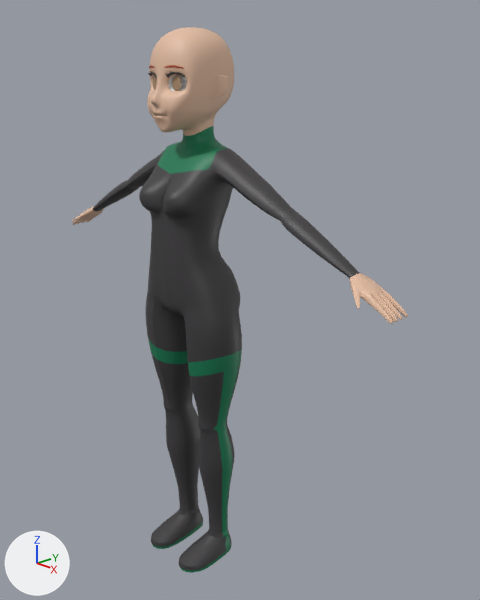
One commit to the Blender file meshes/main.blend: the scene before it, then after it.
Before and after are seen from a 50 mm lens placed at (2.69, -2.19, 2.77), pointed at (0.16, 0.19, 1.57). Every picture has the same lights, and +X, +Y and +Z are marked at lower left.

Script lines for the objects in view, before the commit:
```python
me_cube_003 = bpy.data.meshes.new('Cube.003')
me_cube_003.from_pydata(...)  # 7817 vertices, 7820 faces; spans x -1.27..1.27, y -0.27..0.23, z 0.0..2.97
me_cube_003.polygons.foreach_set('use_smooth', [True] * 7820)
# faces by material slot: [3662, 40, 216, 3108, 192, 602]
me_cube_003.materials.append(mat_skin)  # beige #e7c0a4
me_cube_003.materials.append(mat_hairsecondary)  # orange #b44f31
me_cube_003.materials.append(mat_white)  # white #e7e7e7
me_cube_003.materials.append(mat_black)  # black #3d3b3d
me_cube_003.materials.append(mat_eyes)  # beige #b09072
me_cube_003.materials.append(mat_maingreen)  # dark green #067a52
ob_character = bpy.data.objects.new('character', me_cube_003)
ob_character.location = (0.0, 0.0, 0.0)
```
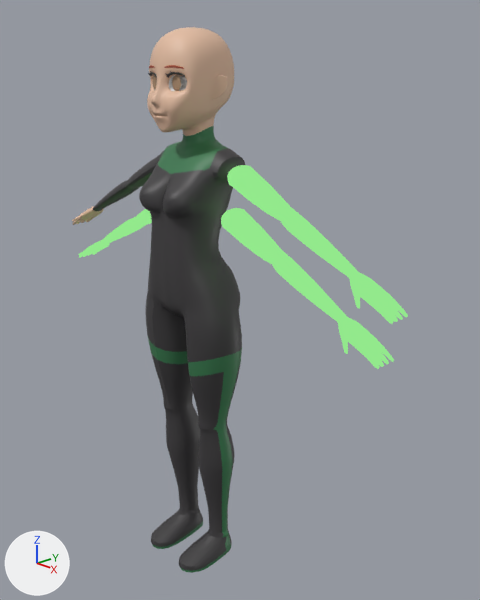
What changed in the scene script:
```text
Add mat_constructgreen:
    mat_constructgreen = emission_material('constructGreen')
    mat_constructgreen.base_color = (0.29, 0.815, 0.262)  # green #93e98c
Change me_cube_003:
    used by ob_character; location = (0.0, 0.0, 0.0)
    remove me_cube_003.from_pydata(...)  # 7817 vertices, 7820 faces; spans x -1.27..1.27, y -0.27..0.23, z 0.0..2.97
    add me_cube_003.from_pydata(...)  # 9944 vertices, 9940 faces; spans x -1.27..1.27, y -0.27..0.23, z 0.0..2.97
    me_cube_003 part 1: a new loose piece of 1042 vertices spanning x 0.23..1.22, y -0.08..0.13, z 1.57..2.12, in mat_constructgreen (green #93e98c)
    me_cube_003 part 2: a new loose piece of 1042 vertices spanning x -1.22..-0.23, y -0.08..0.13, z 1.57..2.12, in mat_constructgreen (green #93e98c)
    me_cube_003 part 3
    13 vertices are removed from x 0.23..0.28, y -0.04..0.14, z 2.25..2.36
    36 faces are deleted
    7 vertices in x 0.28..0.3, y -0.03..0.13, z 2.24..2.34 move by (0.03, 0.0, -0.01)
    3 vertices in x 0.28..0.3, y 0.0..0.06, z 2.25..2.35 move by (0.03, 0.0, -0.02)
    18 vertices move from x 0.23..0.3, y -0.03..0.14, z 2.26..2.36 to x 0.24..0.33, y -0.03..0.14, z 2.25..2.36
    56 vertices are added at x 0.24..0.31, y -0.04..0.11, z 2.25..2.35
    30 new faces join them, mat_black (black #3d3b3d)
    46 new faces join them, mat_constructgreen (green #93e98c)
    me_cube_003 part 4: 712 faces spanning x 1.03..1.27, y -0.08..0.12, z 1.79..1.95 switch from mat_skin (beige #e7c0a4) to mat_constructgreen (green #93e98c)
    me_cube_003 part 5: 282 faces spanning x 0.31..1.05, y -0.03..0.13, z 1.91..2.33 switch from mat_black (black #3d3b3d) to mat_constructgreen (green #93e98c)
```

Location of each change, (x1, y1, x2, y2) in pixels of the pictures (480 x 600 px):
part 1 of me_cube_003, added (green)
    after: (221, 208, 394, 369)
part 2 of me_cube_003, added (green)
    after: (78, 209, 152, 258)
part 3 of me_cube_003, built on
    both: (212, 154, 254, 187)
part 4 of me_cube_003, recoloured (beige to green)
    both: (350, 273, 408, 324)
part 5 of me_cube_003, recoloured (grey to green)
    both: (232, 169, 360, 279)
